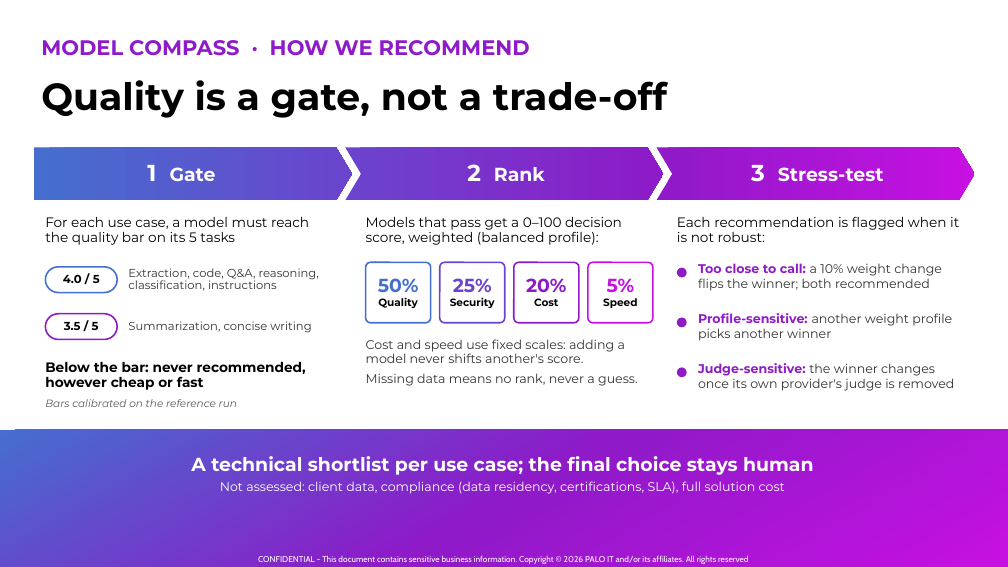
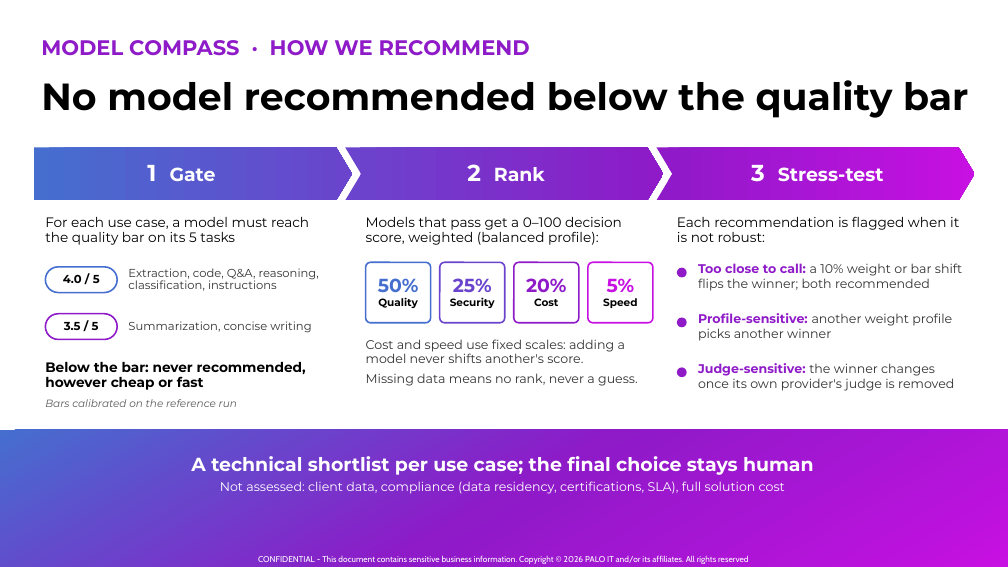
Before and after one commit to Palo-IT-GitHub-Demos/model-compass, a slide deck: slide 2 of docs/assets/model-compass/model-compass-overview.pptx. Drawn at 1008x567 pixels with LibreOffice and Linux fonts; fonts in the diff are those of the drawing; background and template pictures are left out. Boxes give left, top, right and bottom in pixels: in the first picture for what was removed or moved away, otherwise in the second. Text is boxed around its words. In the diff, an @@ line names an element or a change of style, - is before the commit and + after.

```diff
--- a/docs/assets/model-compass/model-compass-overview.pptx
+++ b/docs/assets/model-compass/model-compass-overview.pptx
@@ title at [41,80,968,118]: text changed @@
-Quality is a gate, not a trade-off
+No model recommended below the quality bar
@@ text at [698,263,962,291]: text changed @@
-Too close to call: a 10% weight change flips the winner; both recommended
+Too close to call: a 10% weight or bar shift flips the winner; both recommended
```
Also in this commit, not shown: 2 other files.
